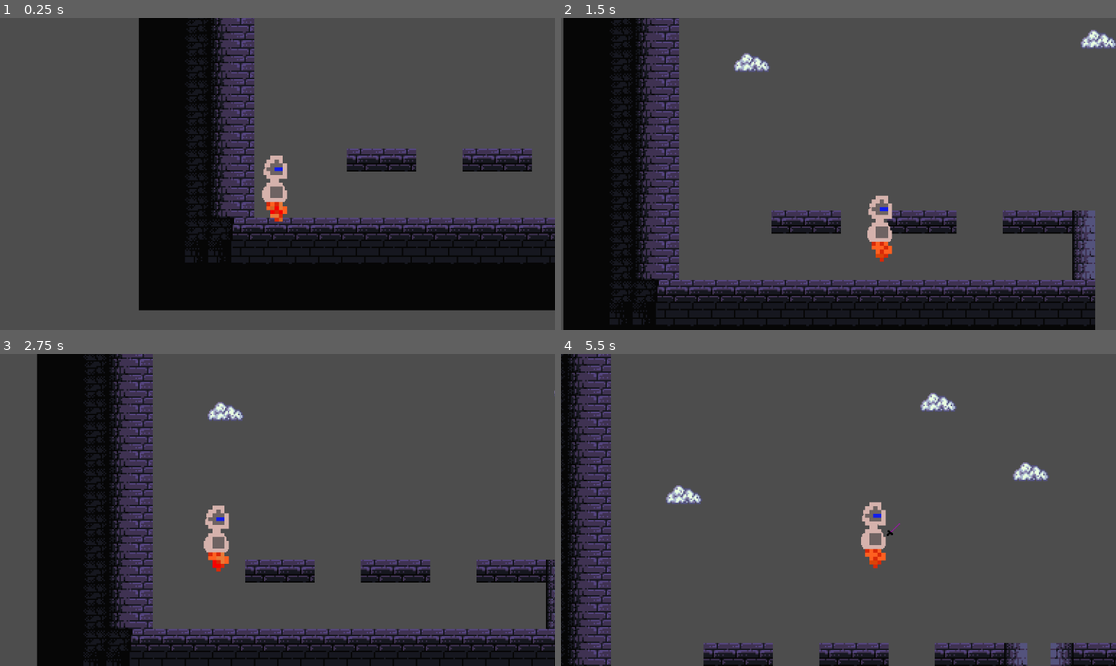
Above: before the commit, frames 1-4 (two rows, left to right).
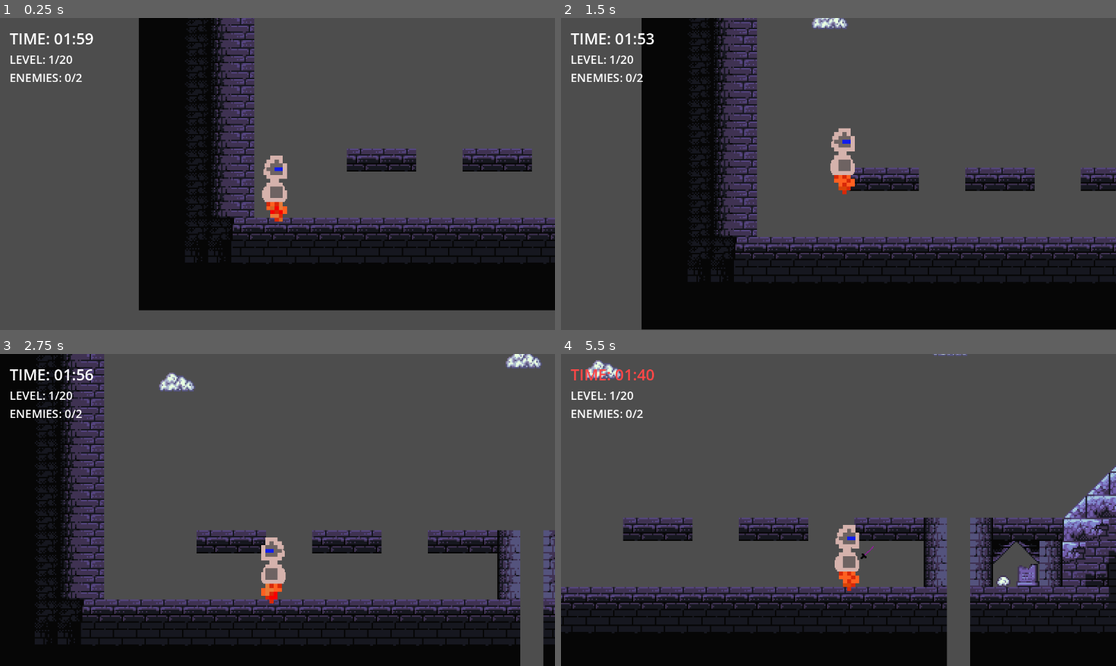
Above: after the commit, the same moments.

Repository: qvix-sh4de/Time-Is-Of-The-Essence
Game: Godot game, scene res://Scenes/game.tscn
The game is run twice, just before and just after one commit, with the same random seed, the same clock (stepped at 60 frames per second) and the same inputs.
Inputs:
- Up to frame 1 (0.25 s): no input
- Up to frame 2 (1.5 s): tap Enter (ui_accept) at 0.5, 0.77, 1.07 s; hold Right (ui_right) from 0.53 s (still down); tap F (attack_anamation) at 0.6 s; tap Space (ui_select) at 0.8, 1.35 s
- Up to frame 3 (2.75 s): tap Enter (ui_accept) at 1.52, 1.82 s; tap R at 1.55, 2.1 s; release Right (ui_right) at 2.03 s; hold Left (ui_left) from 2.03 s (still down); tap E at 2.3 s
- Up to frame 4 (5.5 s): release Left (ui_left) at 2.78 s; hold Right (ui_right) 2.78-4.28 s; tap E at 2.85 s; tap Enter (ui_accept) at 3.02, 3.32, 3.77, 4.07, 4.52, 4.55, 4.82, 5.1 s; tap H at 3.05, 3.6 s; tap T at 3.8, 4.35 s; hold Left (ui_left) 4.28-5.03 s; hold Right (ui_right) from 5.03 s (still down); tap F (attack_anamation) at 5.3 s

The runs differ from the first frame. In frame 1, 0.6% of the frame differs, in the area x 1-17%, y 4-21%; in frame 2, 57%, in the area x 0-100%, y 0-100%; in frame 3, 42%; in frame 4, 42%.

Commit message:
Game.gd

Diff:
--- /dev/null
+++ b/GameManager.gd
@@ -0,0 +1,67 @@
+extends Node
+
+# Game state variables
+var current_level: int = 1
+var game_time: float = 120.0
+var is_game_active: bool = false
+var enemies_defeated: int = 0
+var required_enemies: int = 2
+
+# Timer UI
+@onready var time_label = Label.new()
+
+func _ready():
+	# Setup UI
+	setup_ui()
+
+	# Start game
+	start_game()
+	print("Simple game manager started!")
+
+func setup_ui():
+	# Create simple timer display
+	time_label.position = Vector2(10, 10)
+	time_label.add_theme_font_size_override("font_size", 24)
+	add_child(time_label)
+
+func _process(delta):
+	if is_game_active and game_time > 0:
+		game_time -= delta
+		update_ui()
+
+		if game_time <= 0:
+			game_over()
+
+func _input(event):
+	# Test controls
+	if Input.is_action_just_pressed("ui_accept"):  # Space/Enter
+		apply_time_penalty(5.0)
+		print("Hit penalty applied!")
+
+	if Input.is_action_just_pressed("ui_select"):  # Enter
+		enemy_defeated()
+		print("Enemy defeated!")
+
+func start_game():
+	is_game_active = true
+	print("Game started! Press Space for hit penalty, Enter to defeat enemy")
+
+func apply_time_penalty(penalty: float):
+	game_time = max(0, game_time - penalty)
+	print("Time penalty: -", penalty, "s. Remaining: ", game_time, "s")
+
+func enemy_defeated():
+	enemies_defeated += 1
+	print("Enemies defeated: ", enemies_defeated, "/", required_enemies)
+
+	if enemies_defeated >= required_enemies:
+		print("Level complete! You can advance!")
+
+func update_ui():
+	var minutes = int(game_time) / 60
+	var seconds = int(game_time) % 60
+	time_label.text = "Time: %02d:%02d | Level: %d | Enemies: %d/%d" % [minutes, seconds, current_level, enemies_defeated, required_enemies]
+
+func game_over():
+	is_game_active = false
+	print("Game Over!")
--- /dev/null
+++ b/Scenes/game.gd
@@ -0,0 +1,177 @@
+# Main.gd
+# Enhanced version with visual UI and robot integration
+extends Node2D
+
+# Game state
+var current_level: int = 1
+var game_time: float = 120.0
+var enemies_defeated: int = 0
+var required_enemies: int = 2
+var is_game_running: bool = true
+
+# UI elements
+var time_label: Label
+var level_label: Label
+var enemy_label: Label
+var ui_container: CanvasLayer
+
+func _ready():
+	setup_ui()
+	print("🤖 === ROBOT TIME ATTACK GAME ===")
+	print("Arrow Keys = Move robot")
+	print("Space = Jump")
+	print("F = Attack (costs 5 seconds)")
+	print("E = Special Action (costs 3 seconds)")
+	print("H = Test robot hit")
+	print("T = Test robot connection")
+	print("A = Test hit penalty")
+	print("S = Test enemy defeat")
+	print("===================================")
+
+	# Debug: Check if robot can find this node
+	print("🔍 Main game node path: ", get_path())
+
+func setup_ui():
+	# Create UI layer
+	ui_container = CanvasLayer.new()
+	add_child(ui_container)
+
+	# Create main UI container
+	var vbox = VBoxContainer.new()
+	vbox.position = Vector2(20, 20)
+	ui_container.add_child(vbox)
+
+	# Timer display
+	time_label = Label.new()
+	time_label.add_theme_font_size_override("font_size", 32)
+	time_label.text = "TIME: 02:00"
+	vbox.add_child(time_label)
+
+	# Level display
+	level_label = Label.new()
+	level_label.add_theme_font_size_override("font_size", 24)
+	level_label.text = "LEVEL: 1/20"
+	vbox.add_child(level_label)
+
+	# Enemy progress
+	enemy_label = Label.new()
+	enemy_label.add_theme_font_size_override("font_size", 24)
+	enemy_label.text = "ENEMIES: 0/2"
+	vbox.add_child(enemy_label)
+
+func _process(delta):
+	if is_game_running and game_time > 0:
+		game_time -= delta
+		update_ui()
+
+		if game_time <= 0:
+			game_over()
+
+func _input(event):
+	if event is InputEventKey and event.pressed:
+		match event.keycode:
+			KEY_A:
+				apply_time_penalty("hit")
+				print("🔥 Test hit penalty!")
+
+			KEY_S:
+				enemy_defeated()
+				print("⚔️ Test enemy defeat!")
+
+			KEY_R:
+				restart_level()
+				print("🔄 Level restarted!")
+
+func apply_time_penalty(penalty_type: String):
+	var penalty: float = 0.0
+
+	match penalty_type:
+		"hit":
+			penalty = 5.0
+		"special":
+			penalty = 3.0
+		"environmental":
+			penalty = 2.0
+		_:
+			penalty = 5.0
+
+	game_time = max(0, game_time - penalty)
+
+	# Visual feedback
+	flash_timer_red()
+	print("🤖 Robot caused time penalty: -%.1fs | Remaining: %.1fs" % [penalty, game_time])
+
+func enemy_defeated():
+	enemies_defeated += 1
+
+	# Visual feedback
+	bounce_enemy_counter()
+	print("👾 Enemy defeated! Progress: %d/%d" % [enemies_defeated, required_enemies])
+
+	if enemies_defeated >= required_enemies:
+		level_complete()
+
+func level_complete():
+	print("🎉 LEVEL %d COMPLETE!" % current_level)
+	print("💫 Bonus points for remaining time: %d" % int(game_time * 10))
+
+	if current_level >= 20:
+		game_won()
+	else:
+		next_level()
+
+func next_level():
+	current_level += 1
+	enemies_defeated = 0
+
+	# Increase difficulty
+	game_time = max(60.0, 120.0 - (current_level - 1) * 3.0)
+	required_enemies = 2 + int((current_level - 1) / 3)
+
+	print("📈 LEVEL %d START!" % current_level)
+	print("⏰ Time limit: %.1fs" % game_time)
+	print("🎯 Required enemies: %d" % required_enemies)
+
+func restart_level():
+	enemies_defeated = 0
+	game_time = max(60.0, 120.0 - (current_level - 1) * 3.0)
+	is_game_running = true
+
+func game_over():
+	is_game_running = false
+	time_label.modulate = Color.RED
+	print("💀 GAME OVER!")
+	print("🏁 Final Level: %d" % current_level)
+
+func game_won():
+	print("🏆 CONGRATULATIONS!")
+	print("🌟 You completed all 20 levels!")
+	print("👑 You are the ultimate robot!")
+
+func update_ui():
+	# Update timer with color coding
+	var minutes = int(game_time) / 60
+	var seconds = int(game_time) % 60
+	time_label.text = "TIME: %02d:%02d" % [minutes, seconds]
+
+	# Change color based on remaining time
+	if game_time > 30:
+		time_label.modulate = Color.WHITE
+	elif game_time > 10:
+		time_label.modulate = Color.YELLOW
+	else:
+		time_label.modulate = Color.RED
+
+	# Update other labels
+	level_label.text = "LEVEL: %d/20" % current_level
+	enemy_label.text = "ENEMIES: %d/%d" % [enemies_defeated, required_enemies]
+
+func flash_timer_red():
+	var tween = create_tween()
+	tween.tween_property(time_label, "modulate", Color.RED, 0.1)
+	tween.tween_property(time_label, "modulate", Color.WHITE, 0.3)
+
+func bounce_enemy_counter():
+	var tween = create_tween()
+	tween.tween_property(enemy_label, "scale", Vector2(1.2, 1.2), 0.1)
+	tween.tween_property(enemy_label, "scale", Vector2(1.0, 1.0), 0.1)
--- a/Scenes/game.tscn
+++ b/Scenes/game.tscn
@@ -1,5 +1,6 @@
-[gd_scene load_steps=6 format=4 uid="uid://d312nyktjs0ue"]
-
+[gd_scene load_steps=8 format=4 uid="uid://d312nyktjs0ue"]
+
+[ext_resource type="Script" uid="uid://ceqqvcxqq1alt" path="res://Scenes/game.gd" id="1_3dryh"]
 [ext_resource type="PackedScene" uid="uid://boa1vxvn8kvh4" path="res://Scenes/player.tscn" id="1_ebmjs"]
 [ext_resource type="Texture2D" uid="uid://busnqxh26d3pr" path="res://Assets/Tilesetv3.png" id="2_qxrlw"]
 [ext_resource type="AudioStream" uid="uid://c272gm0d263gg" path="res://Assets/Normal.wav" id="3_wrm1d"]
@@ -876,7 +877,11 @@
 physics_layer_0/collision_layer = 1
 sources/0 = SubResource("TileSetAtlasSource_wrm1d")
 
+[sub_resource type="RectangleShape2D" id="RectangleShape2D_3dryh"]
+size = Vector2(41, 120)
+
 [node name="Game" type="Node2D"]
+script = ExtResource("1_3dryh")
 
 [node name="Layer1" type="TileMapLayer" parent="."]
 use_parent_material = true
@@ -898,3 +903,12 @@
 stream = ExtResource("3_wrm1d")
 autoplay = true
 max_distance = 100000000.0
+
+[node name="Area2D" type="Area2D" parent="."]
+position = Vector2(59, 73)
+
+[node name="CollisionShape2D" type="CollisionShape2D" parent="Area2D"]
+position = Vector2(698.5, 62)
+shape = SubResource("RectangleShape2D_3dryh")
+
+[connection signal="body_entered" from="Area2D" to="." method="_on_area_2d_body_entered"]
--- /dev/null
+++ b/Scenes/main.tscn
@@ -0,0 +1,6 @@
+[gd_scene load_steps=2 format=3 uid="uid://dn5p50psqvxcq"]
+
+[ext_resource type="Script" uid="uid://csp2lwqwukqd1" path="res://main.gd" id="1_jjgbg"]
+
+[node name="Main" type="Node2D"]
+script = ExtResource("1_jjgbg")
--- a/Scripts/player.gd
+++ b/Scripts/player.gd
@@ -1,27 +1,205 @@
+# SimplifiedRobotPlayer.gd
+# This version works with your existing attack animation script
 extends CharacterBody2D
 
-
-const SPEED = 150.0
-const JUMP_VELOCITY = -400.0
-
-func _physics_process(delta: float) -> void:
-	# Add the gravity.
+# Movement settings
+@export var speed: float = 200.0
+@export var jump_velocity: float = -300.0
+@export var acceleration: float = 800.0
+@export var friction: float = 1000.0
+
+# Combat settings
+var is_invincible: bool = false
+var invincibility_time: float = 1.0
+
+# Node references
+@onready var animated_sprite = $AnimatedSprite2D
+@onready var collision_shape = $CollisionShape2D
+@onready var hit_timer = Timer.new()
+
+# Reference to main game
+var main_game: Node2D
+
+func _ready():
+	add_to_group("player")
+
+	# Try multiple ways to find the main game node
+	print("🔍 Searching for main game node...")
+
+	# Method 1: Direct path
+	if get_node_or_null("/root/Main"):
+		main_game = get_node("/root/Main")
+		print("✅ Found main game at /root/Main")
+
+	# Method 2: Parent node
+	elif get_parent():
+		main_game = get_parent()
+		print("✅ Found main game as parent: ", main_game.name)
+
+	# Method 3: Look for node with apply_time_penalty method
+	else:
+		var current_node = self
+		while current_node.get_parent():
+			current_node = current_node.get_parent()
+			if current_node.has_method("apply_time_penalty"):
+				main_game = current_node
+				print("✅ Found main game with apply_time_penalty: ", current_node.name)
+				break
+
+	# Final check
+	if not main_game:
+		print("❌ Could not find main game node")
+	else:
+		print("✅ Main game connected: ", main_game.name)
+
+	# Setup invincibility timer
+	add_child(hit_timer)
+	hit_timer.wait_time = invincibility_time
+	hit_timer.one_shot = true
+	hit_timer.timeout.connect(_on_invincibility_end)
+
+	# Debug: Check what's on the AnimatedSprite2D
+	print("🤖 Robot player ready!")
+	print("🔍 Checking AnimatedSprite2D setup...")
+	if animated_sprite:
+		print("  - AnimatedSprite2D found: ", animated_sprite.name)
+		print("  - Available animations: ", animated_sprite.sprite_frames.get_animation_names() if animated_sprite.sprite_frames else "No sprite frames")
+
+		# Check if player_animation.gd script is attached
+		var script_on_sprite = animated_sprite.get_script()
+		if script_on_sprite:
+			print("  - Script attached to AnimatedSprite2D: ", script_on_sprite.resource_path)
+		else:
+			print("  - No script on AnimatedSprite2D")
+	else:
+		print("  - ❌ AnimatedSprite2D not found!")
+
+func _physics_process(delta):
+	# Handle gravity
 	if not is_on_floor():
-		velocity += get_gravity() * delta
-
-	# Handle jump.
+		velocity.y += get_gravity().y * delta
+
+	# Handle jump
 	if Input.is_action_just_pressed("ui_accept") and is_on_floor():
-		velocity.y = JUMP_VELOCITY
-	if Input.is_action_just_pressed("attack_anamation"):
-		$"AnimatedSprite2D".play("attack")
-
-
-	# Get the input direction and handle the movement/deceleration.
-	# As good practice, you should replace UI actions with custom gameplay actions.
-	var direction := Input.get_axis("ui_left", "ui_right")
-	if direction:
-		velocity.x = direction * SPEED
-	else:
-		velocity.x = move_toward(velocity.x, 0, SPEED)
+		velocity.y = jump_velocity
+		print("🚀 Robot jumps!")
+
+	# Handle horizontal movement
+	var direction = Input.get_axis("ui_left", "ui_right")
+
+	if direction != 0:
+		velocity.x = move_toward(velocity.x, direction * speed, acceleration * delta)
+		_flip_sprite(direction)
+	else:
+		velocity.x = move_toward(velocity.x, 0, friction * delta)
 
 	move_and_slide()
+
+func _input(event):
+	if event is InputEventKey and event.pressed:
+		match event.keycode:
+			KEY_F:
+				attack()  # Handle F key for attack
+			KEY_E:
+				special_action()
+			KEY_H:
+				# Test hit function
+				take_hit("test")
+				print("🧪 Testing robot hit function!")
+			KEY_T:
+				# Test connection to main game
+				test_main_connection()
+
+func attack():
+	print("⚔️ Robot attacks!")
+
+	# Apply time penalty for attacking (optional - you can adjust this)
+	if main_game and main_game.has_method("apply_time_penalty"):
+		main_game.apply_time_penalty("hit")  # Use "hit" penalty (5 seconds)
+		print("⏰ Attack cost time penalty!")
+
+	# Trigger your existing attack animation
+	var animation_node = animated_sprite
+
+	# Method 1: If your player_animation.gd has a trigger_attack function
+	if animation_node.has_method("trigger_attack"):
+		animation_node.trigger_attack()
+		print("✅ Triggered attack via trigger_attack()")
+
+	# Method 2: If your player_animation.gd responds to signals
+	elif animation_node.has_signal("attack_requested"):
+		animation_node.emit_signal("attack_requested")
+		print("✅ Triggered attack via signal")
+
+	# Method 3: Try to play attack animation directly
+	elif animated_sprite.sprite_frames and animated_sprite.sprite_frames.has_animation("attack"):
+		animated_sprite.play("attack")
+		print("✅ Playing attack animation directly")
+
+	# Method 4: If none of the above work, we'll need to check your script
+	else:
+		print("❌ Could not trigger attack animation - need to check player_animation.gd")
+		# Let's see what methods are available
+		print("Available methods on AnimatedSprite2D:")
+		var methods = animation_node.get_method_list()
+		for method in methods:
+			if "attack" in method.name.to_lower():
+				print("  - ", method.name)
+
+func special_action():
+	print("⚡ Robot special action!")
+
+	# Apply time penalty to main game
+	if main_game and main_game.has_method("apply_time_penalty"):
+		main_game.apply_time_penalty("special")
+		print("🔋 Special action used - time penalty applied!")
+	else:
+		print("❌ Main game not found or no apply_time_penalty method")
+
+func take_hit(damage_source: String = "enemy"):
+	if is_invincible:
+		return
+
+	print("💢 Robot takes hit from: ", damage_source)
+
+	# Apply time penalty to main game
+	if main_game and main_game.has_method("apply_time_penalty"):
+		main_game.apply_time_penalty("hit")
+		print("🕐 Hit penalty applied to timer!")
+	else:
+		print("❌ Main game not found or no apply_time_penalty method")
+
+	# Start invincibility
+	is_invincible = true
+	hit_timer.start()
+
+	# Visual feedback
+	_show_hit_effect()
+
+func _show_hit_effect():
+	# Flash red
+	animated_sprite.modulate = Color.RED
+	var tween = create_tween()
+	tween.tween_property(animated_sprite, "modulate", Color.WHITE, 0.3)
+
+func _flip_sprite(direction: float):
+	if direction > 0:
+		animated_sprite.flip_h = false
+	elif direction < 0:
+		animated_sprite.flip_h = true
+
+func _on_invincibility_end():
+	is_invincible = false
+	print("🛡️ Robot invincibility ended")
+
+func test_main_connection():
+	print("🔍 Testing connection to main game...")
+	print("Main game reference: ", main_game)
+	if main_game:
+		print("✅ Main game found!")
+		if main_game.has_method("apply_time_penalty"):
+			print("✅ apply_time_penalty method exists!")
+		else:
+			print("❌ apply_time_penalty method NOT found!")
+	else:
+		print("❌ Main game reference is null!")
--- /dev/null
+++ b/main.gd
@@ -0,0 +1,172 @@
+# Main.gd
+# Enhanced version with visual UI and robot integration
+extends Node2D
+
+# Game state
+var current_level: int = 1
+var game_time: float = 120.0
+var enemies_defeated: int = 0
+var required_enemies: int = 2
+var is_game_running: bool = true
+
+# UI elements
+var time_label: Label
+var level_label: Label
+var enemy_label: Label
+var ui_container: CanvasLayer
+
+func _ready():
+	setup_ui()
+	print("🤖 === ROBOT TIME ATTACK GAME ===")
+	print("Arrow Keys = Move robot")
+	print("Space = Jump")
+	print("F = Attack")
+	print("E = Special Action (costs time)")
+	print("A = Test hit penalty")
+	print("S = Test enemy defeat")
+	print("===================================")
+
+func setup_ui():
+	# Create UI layer
+	ui_container = CanvasLayer.new()
+	add_child(ui_container)
+
+	# Create main UI container
+	var vbox = VBoxContainer.new()
+	vbox.position = Vector2(20, 20)
+	ui_container.add_child(vbox)
+
+	# Timer display
+	time_label = Label.new()
+	time_label.add_theme_font_size_override("font_size", 32)
+	time_label.text = "TIME: 02:00"
+	vbox.add_child(time_label)
+
+	# Level display
+	level_label = Label.new()
+	level_label.add_theme_font_size_override("font_size", 24)
+	level_label.text = "LEVEL: 1/20"
+	vbox.add_child(level_label)
+
+	# Enemy progress
+	enemy_label = Label.new()
+	enemy_label.add_theme_font_size_override("font_size", 24)
+	enemy_label.text = "ENEMIES: 0/2"
+	vbox.add_child(enemy_label)
+
+func _process(delta):
+	if is_game_running and game_time > 0:
+		game_time -= delta
+		update_ui()
+
+		if game_time <= 0:
+			game_over()
+
+func _input(event):
+	if event is InputEventKey and event.pressed:
+		match event.keycode:
+			KEY_A:
+				apply_time_penalty("hit")
+				print("🔥 Test hit penalty!")
+
+			KEY_S:
+				enemy_defeated()
+				print("⚔️ Test enemy defeat!")
+
+			KEY_R:
+				restart_level()
+				print("🔄 Level restarted!")
+
+func apply_time_penalty(penalty_type: String):
+	var penalty: float = 0.0
+
+	match penalty_type:
+		"hit":
+			penalty = 5.0
+		"special":
+			penalty = 3.0
+		"environmental":
+			penalty = 2.0
+		_:
+			penalty = 5.0
+
+	game_time = max(0, game_time - penalty)
+
+	# Visual feedback
+	flash_timer_red()
+	print("⏰ Time penalty: -%.1fs | Remaining: %.1fs" % [penalty, game_time])
+
+func enemy_defeated():
+	enemies_defeated += 1
+
+	# Visual feedback
+	bounce_enemy_counter()
+	print("👾 Enemy defeated! Progress: %d/%d" % [enemies_defeated, required_enemies])
+
+	if enemies_defeated >= required_enemies:
+		level_complete()
+
+func level_complete():
+	print("🎉 LEVEL %d COMPLETE!" % current_level)
+	print("💫 Bonus points for remaining time: %d" % int(game_time * 10))
+
+	if current_level >= 20:
+		game_won()
+	else:
+		next_level()
+
+func next_level():
+	current_level += 1
+	enemies_defeated = 0
+
+	# Increase difficulty
+	game_time = max(60.0, 120.0 - (current_level - 1) * 3.0)
+	required_enemies = 2 + int((current_level - 1) / 3)
+
+	print("📈 LEVEL %d START!" % current_level)
+	print("⏰ Time limit: %.1fs" % game_time)
+	print("🎯 Required enemies: %d" % required_enemies)
+
+func restart_level():
+	enemies_defeated = 0
+	game_time = max(60.0, 120.0 - (current_level - 1) * 3.0)
+	is_game_running = true
+
+func game_over():
+	is_game_running = false
+	time_label.modulate = Color.RED
+	print("💀 GAME OVER!")
+	print("🏁 Final Level: %d" % current_level)
+
+func game_won():
+	print("🏆 CONGRATULATIONS!")
+	print("🌟 You completed all 20 levels!")
+	print("👑 You are the ultimate robot!")
+
+func update_ui():
+	# Update timer with color coding
+	var minutes = int(game_time) / 60
+	var seconds = int(game_time) % 60
+	time_label.text = "TIME: %02d:%02d" % [minutes, seconds]
+
+	# Change color based on remaining time
+	if game_time > 30:
+		time_label.modulate = Color.WHITE
+	elif game_time > 10:
+		time_label.modulate = Color.YELLOW
+	else:
+		time_label.modulate = Color.RED
+
+	# Update other labels
+	level_label.text = "LEVEL: %d/20" % current_level
+	enemy_label.text = "ENEMIES: %d/%d" % [enemies_defeated, required_enemies]
+
+func flash_timer_red():
+	var tween = create_tween()
+	tween.tween_property(time_label, "modulate", Color.RED, 0.1)
+	tween.tween_property(time_label, "modulate", Color.WHITE, 0.3)
+
+func bounce_enemy_counter():
+	var tween = create_tween()
+	tween.tween_property(enemy_label, "scale", Vector2(1.2, 1.2), 0.1)
+	tween.tween_property(enemy_label, "scale", Vector2(1.0, 1.0), 0.1)
Not shown, added: GameManager.gd.uid
Not shown, added: Scenes/game.gd.uid
Empty file removed: Scenes/normal_2.gd
Not shown, removed: Scenes/normal_2.gd.uid
Not shown, added: main.gd.uid
